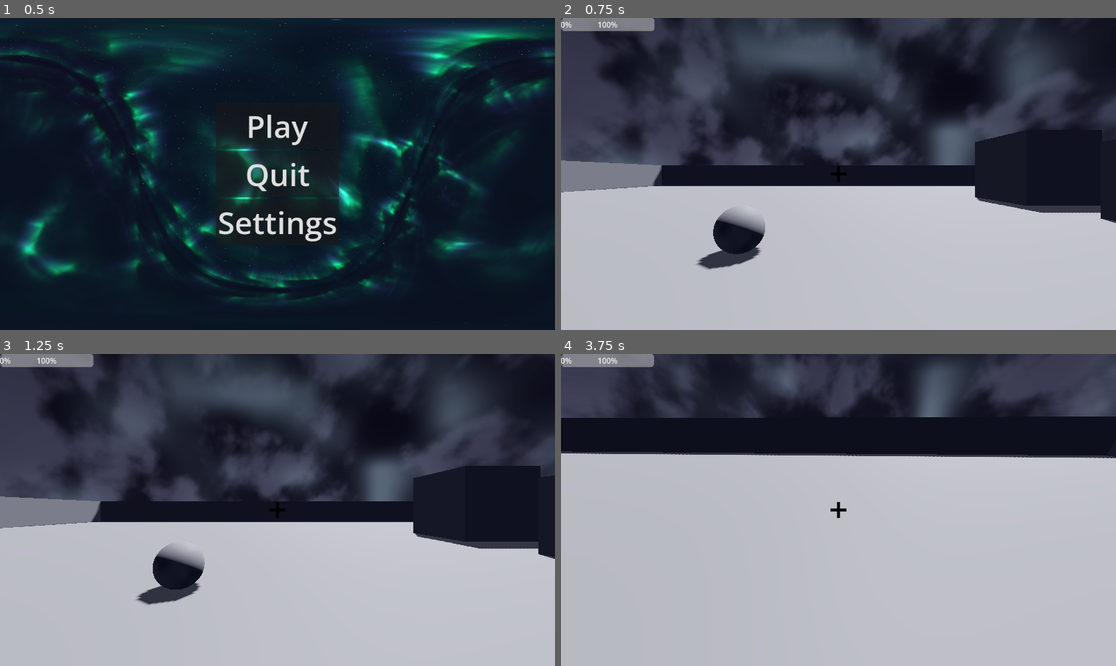
Above: before the commit, frames 1-4 (two rows, left to right).
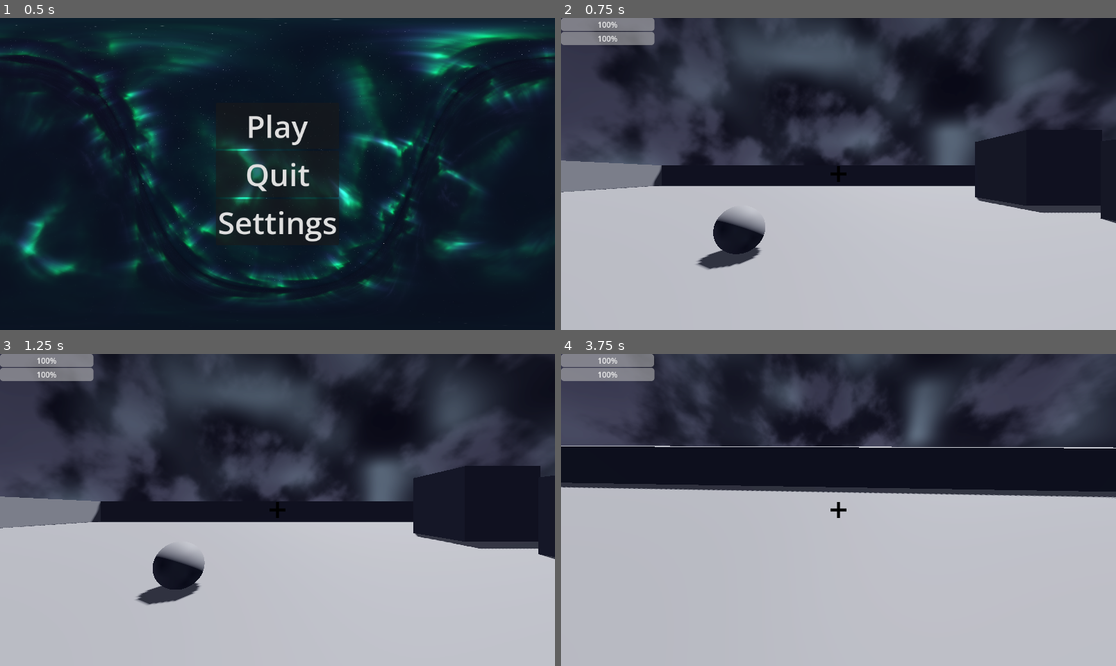
Above: after the commit, the same moments.

Repository: moos4/spacenautica
Game: Godot game, scene res://scenes/title.tscn
Same seed, same stepped clock (60 frames per second), same inputs: the game is played once before the commit and once after it.
Inputs (mouse positions are in pixels of both pictures, inside the frame that each line leads up to):
- Up to frame 1 (0.5 s): no input
- Up to frame 2 (0.75 s): click "Play" at 0.5 s
- Up to frame 3 (1.25 s): no input
- Up to frame 4 (3.75 s): move the mouse to (866, 510) at 1.27 s; hold Ctrl (sprint) 1.28-2.03 s; hold W (up) from 1.28 s (still down); tap Space (jump) at 1.52, 1.82, 2.27, 2.3, 2.57 s; tap B (use_oxygen_boost) at 1.55, 2.1 s; move the mouse to (810, 510) at 2.02 s; move the mouse to (849, 503) at 2.77 s; hold Space (jump) 2.78-3.53 s; tap Ctrl (sprint) at 3.05 s; move the mouse to (832, 516) at 3.52 s; tap E (interact) at 3.6 s

Frame 1 is identical in both runs. In frame 2, 0.7% of the frame differs, in the area x 0-17%, y 0-9%; in frame 3, 0.7%; in frame 4, 23%, in the area x 0-100%, y 0-47%.

Commit message:
player fuck

Diff:
--- a/scenes/player.tscn
+++ b/scenes/player.tscn
@@ -80,9 +80,10 @@
 offset_right = 194.0
 offset_bottom = 27.0
 
-[node name="ProgressBar2" type="ProgressBar" parent="Head/Camera3D/over" unique_id=1501567596]
-offset_right = 4.0
-offset_bottom = 27.0
+[node name="ProgressBar2" type="ProgressBar" parent="Head/Camera3D/over" unique_id=1338904974]
+offset_top = 29.0
+offset_right = 194.0
+offset_bottom = 56.0
 
 [connection signal="pressed" from="Head/Camera3D/menu/Panel/CenterContainer/VBoxContainer/Settings" to="." method="_on_settings_pressed"]
 [connection signal="pressed" from="Head/Camera3D/menu/Panel/CenterContainer/VBoxContainer/Quit" to="." method="_on_quit_pressed"]
--- a/scripts/Player.gd
+++ b/scripts/Player.gd
@@ -17,7 +17,6 @@
 # movement variables
 var speed
 const WALK_SPEED = 4.0
-const SPRINT_Y_VELOCITY = 2.0
 const SPRINT_SPEED = 6.0
 const JUMP_VELOCITY = 2.5
 const SENSITIVITY = 0.004
@@ -96,8 +95,6 @@
 
 	if Input.is_action_pressed("sprint"):
 		speed = SPRINT_SPEED
-		if is_on_floor() and (velocity.x != 0 or velocity.z != 0):
-			velocity.y = SPRINT_Y_VELOCITY
 	else:
 		speed = WALK_SPEED
 	# handles air boost
@@ -131,6 +128,9 @@
 			velocity.z = clamp(velocity.z, -5, 5)
 			if Input.is_action_pressed("jump"):
 				velocity.y += BOOST_Y_VELOCITY * delta * 2.0
+				velocity.y = clamp(velocity.y, -7.5, 7.5)
+		velocity.x += direction.x * BOOST_VELOCITY * delta * 1
+		velocity.z += direction.z * BOOST_VELOCITY * delta * 1.0
 
 
 	# Head bob
